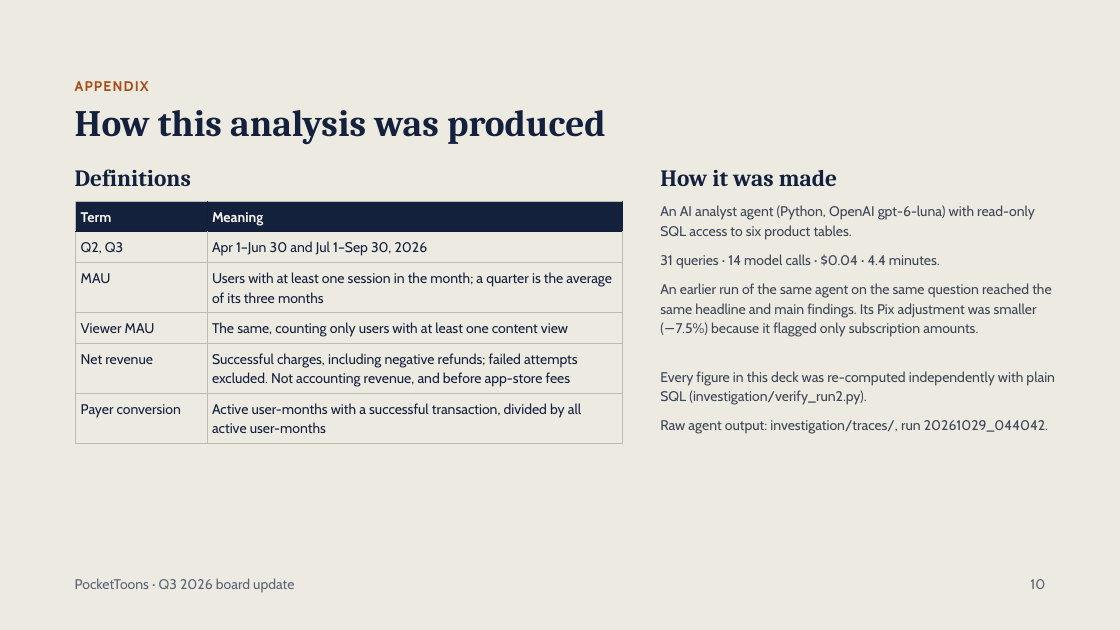
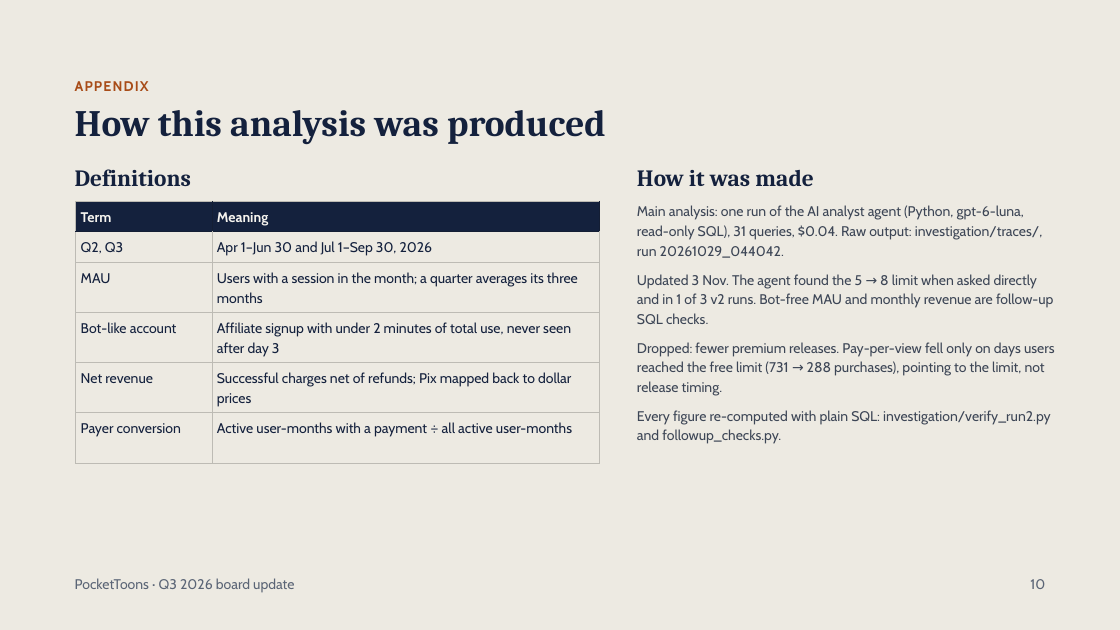
Before and after one commit to Anshi0202/pockettoons-analyst, a slide deck: slide 10 of investigation/board_deck.pptx. Drawn at 1120x630 pixels with LibreOffice and Linux fonts; fonts in the diff are those of the drawing. Boxes give left, top, right and bottom in pixels: in the first picture for what was removed or moved away, otherwise in the second. Text is boxed around its words. In the diff, an @@ line names an element or a change of style, - is before the commit and + after.

```diff
--- a/investigation/board_deck.pptx
+++ b/investigation/board_deck.pptx
@@ text "How it was made": place and size @@
-text "How it was made" at <box>660,169,837,186</box>
+text "How it was made" at <box>637,170,813,186</box>
@@ table at <box>76,202,599,464</box> @@
-row 3, column 2: Users with at least one session in the month; a quarter is the average of its three months
+row 3, column 2: Users with a session in the month; a quarter averages its three months
-row 4, column 1: Viewer MAU
+row 4, column 1: Bot-like account
-row 4, column 2: The same, counting only users with at least one content view
+row 4, column 2: Affiliate signup with under 2 minutes of total use, never seen after day 3
-row 5, column 2: Successful charges, including negative refunds; failed attempts excluded. Not accounting revenue, and before app-store fees
+row 5, column 2: Successful charges net of refunds; Pix mapped back to dollar prices
-row 6, column 2: Active user-months with a successful transaction, divided by all active user-months
+row 6, column 2: Active user-months with a payment ÷ all active user-months
@@ table: place and size @@
-table at <box>76,202,623,444</box>
+table at <box>76,202,599,464</box>
@@ text at <box>637,205,1043,258</box>: text changed @@
-An AI analyst agent (Python, OpenAI gpt-6-luna) with read-only SQL access to six product tables.
+Main analysis: one run of the AI analyst agent (Python, gpt-6-luna, read-only SQL), 31 queries, $0.04. Raw output: investigation/traces/, run 20261029_044042.
@@ text removed at <box>660,254,940,269</box> @@
-31 queries · 14 model calls · $0.04 · 4.4 minutes.
@@ text added at <box>637,274,1053,324</box>, 12 pt, text #3D4656 @@
+Updated 3 Nov. The agent found the 5 → 8 limit when asked directly and in 1 of 3 v2 runs. Bot-free MAU and monthly revenue are follow-up SQL checks.
@@ text removed at <box>660,283,1051,337</box> @@
-An earlier run of the same agent on the same question reached the same headline and main findings. Its Pix adjustment was smaller (−7.5%) because it flagged only subscription amounts.
@@ text added at <box>637,342,1055,396</box>, 12 pt, text #3D4656 @@
+Dropped: fewer premium releases. Pay-per-view fell only on days users reached the free limit (731 → 288 purchases), pointing to the limit, not release timing.
@@ text at <box>637,410,1051,444</box>: text changed @@
-Every figure in this deck was re-computed independently with plain SQL (investigation/verify_run2.py).
+Every figure re-computed with plain SQL: investigation/verify_run2.py and followup_checks.py.
@@ text removed at <box>660,420,1048,434</box> @@
-Raw agent output: investigation/traces/, run 20261029_044042.
```
Also in this commit, not shown: 4 other slides changed, 5 slides added, 5 slides removed.
